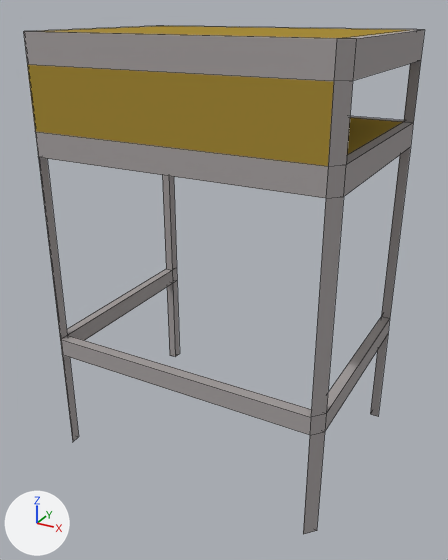
One commit to the Blender file blend/mesa.blend: the scene before it, then after it.
One viewpoint serves both versions: a 50 mm lens placed at (9.64, -17.86, 15.15), pointed at (0.11, -0.53, 6.48). Arrows for +X, +Y and +Z are at lower left; the lights stay in place. Mesh edges are drawn as thin lines.
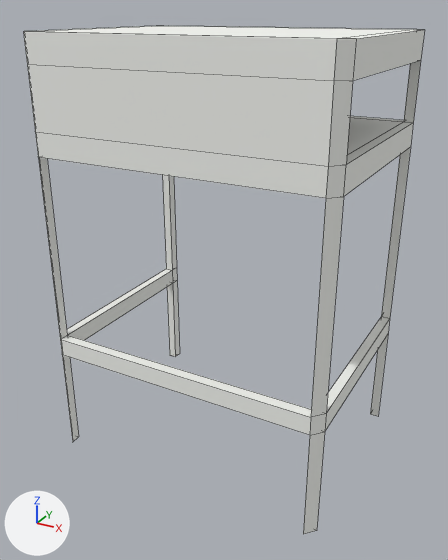
Patch to the scene script:
```diff
--- a/blend/mesa.blend.py
+++ b/blend/mesa.blend.py
@@ mat_material @@
 mat_material = diffuse_material('Material')
-mat_material.base_color = (0.394, 0.269, 0.0446)  # yellow #a88e3c
+mat_material.base_color = (0.907, 0.918, 0.882)  # white #f4f6f1
@@ me_cube @@
 # used by ob_cube; location = (0.12, -0.1, 12.71); rotation_euler = (0.000611, 0.0, -3.142), in degrees (0, 0, -180); scale = (1.17, 1.13, 1.8)
-me_cube.from_pydata(...)  # 84 vertices, 120 faces; spans x -4.25..4.29, y -3.3..3.34, z -7.01..1.0
+me_cube.from_pydata(...)  # 84 vertices, 104 faces; spans x -4.25..4.29, y -3.3..3.34, z -7.01..1.0
+# me_cube part 1
+# 25 faces are deleted
+# 16 new faces join them
+# me_cube part 2: 99 faces spanning x -4.25..4.29, y -3.3..3.34, z -7.01..1.0 switch from mat_ferro (grey #a9a3a3) to mat_material (its picture is missing)
```

Pixel boxes (x1, y1, x2, y2) of what changed, in the pictures (448 x 560 px):
'Cube', recoloured, reshaped
    both: (23, 26, 425, 534)
part 1 of me_cube, cut back
    both: (370, 29, 421, 416)
part 2 of me_cube, recoloured
    both: (23, 26, 425, 534)
